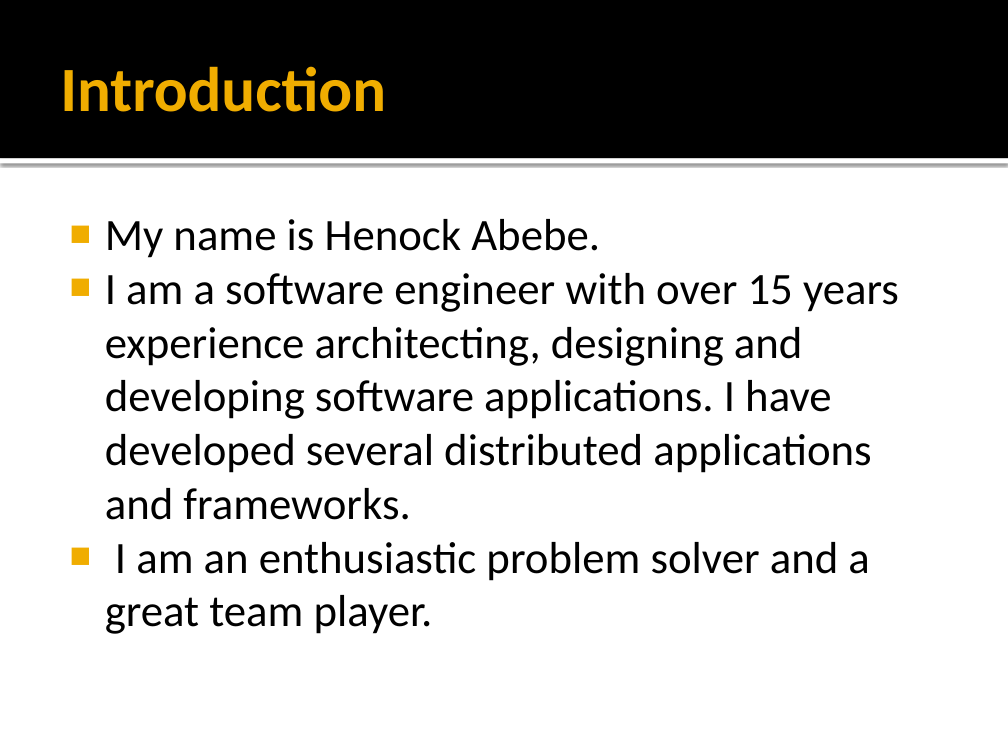
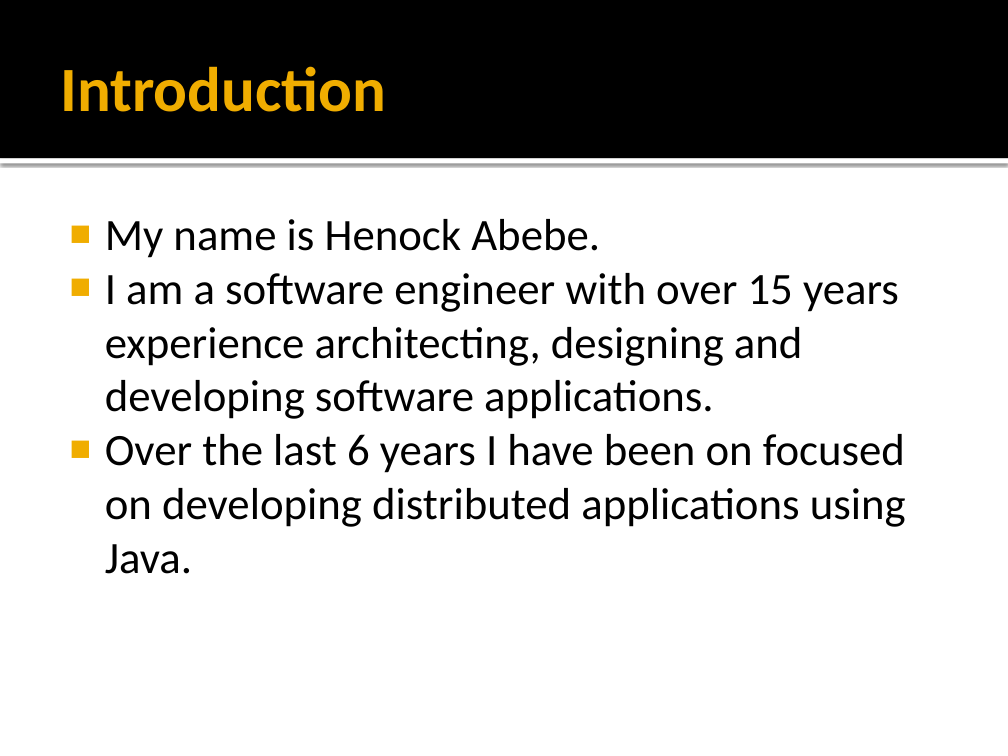
Before and after one commit to habebe/fpx-salesforce-notification, a slide deck: slide 2 of documents/Presentation.pptx. Drawn at 1008x756 pixels with LibreOffice and Linux fonts; fonts in the diff are those of the drawing. Boxes give left, top, right and bottom in pixels: in the first picture for what was removed or moved away, otherwise in the second. Text is boxed around its words. In the diff, an @@ line names an element or a change of style, - is before the commit and + after.

```diff
--- a/documents/Presentation.pptx
+++ b/documents/Presentation.pptx
@@ text at (105,273,906,574): text changed @@
-■ I am a software engineer with over 15 years experience architecting, designing and developing software applications. I have developed several distributed applications and frameworks.
-■ I am an enthusiastic problem solver and a great team player.
+■ I am a software engineer with over 15 years experience architecting, designing and developing software applications.
+■ Over the last 6 years I have been on focused on developing distributed applications using Java.
```
Also in this commit, not shown: 1 other slide changed, 1 slide added, 4 other files.
